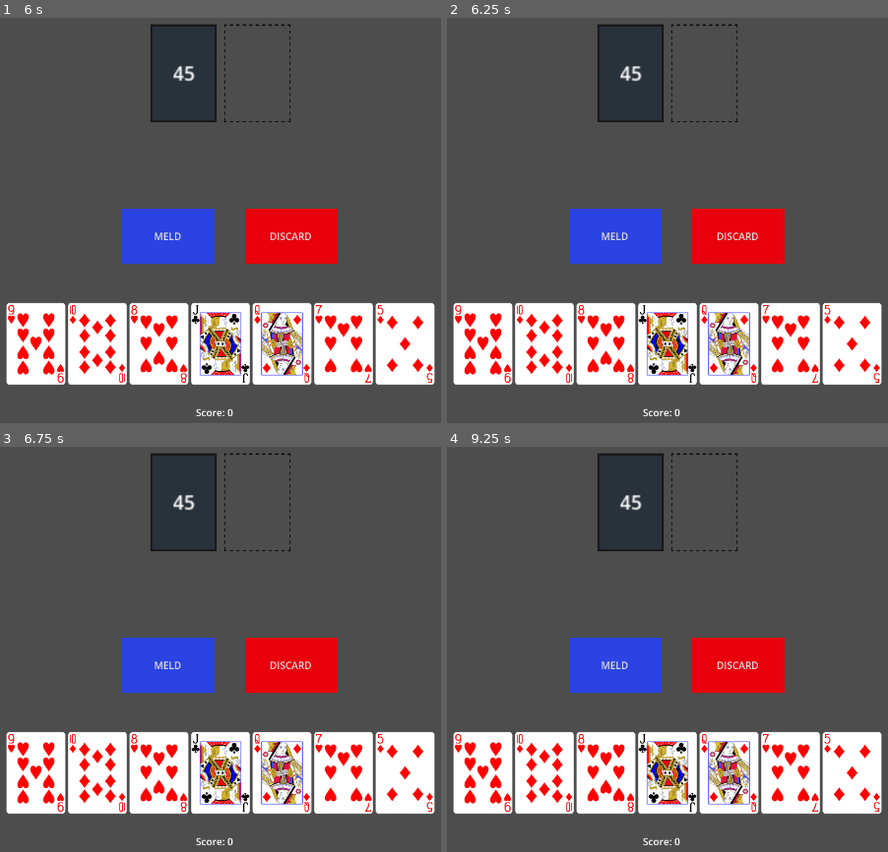
Above: before the commit, frames 1-4 (two rows, left to right).
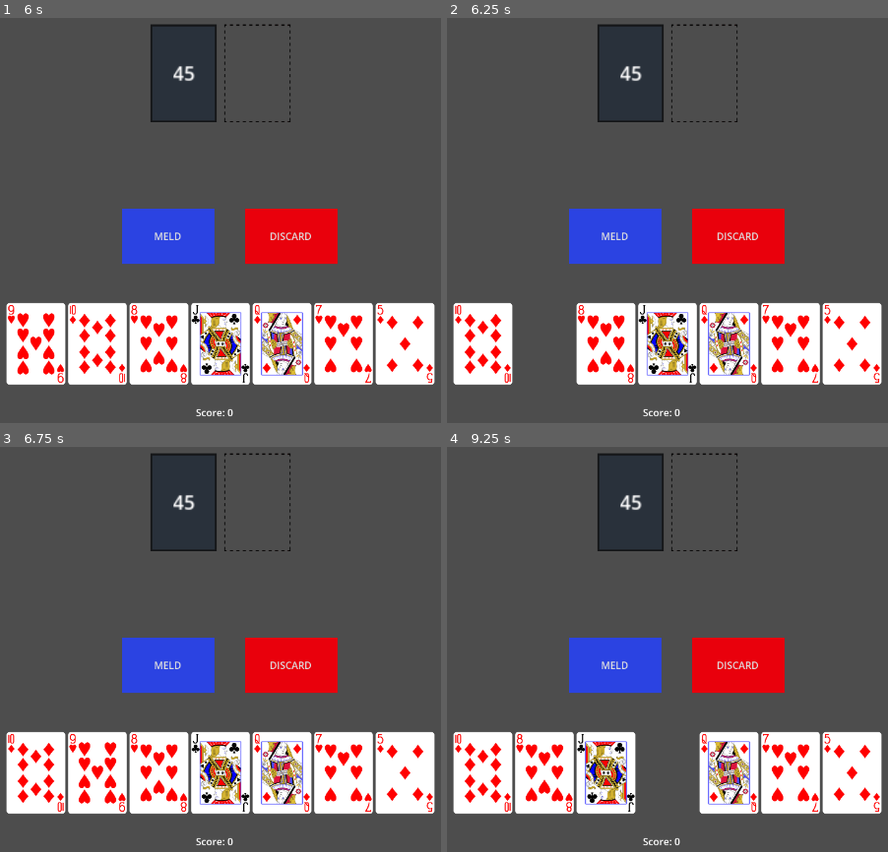
Above: after the commit, the same moments.

Repository: aydenflynn/Flynn-s-Late-Night-Rummy-5000
Game: Godot game, scene res://Scenes/Main.tscn
Same seed, same stepped clock (60 frames per second), same inputs: the game is played once before the commit and once after it.
Inputs (mouse positions are in pixels of both pictures, inside the frame that each line leads up to):
- Up to frame 1 (6 s): click "MELD" at 0.5 s; click "DISCARD" at 1.25 s; click "MELD" at 2 s; click "DISCARD" at 2.75 s; click "MELD" at 3.5 s; click "DISCARD" at 4.25 s; tap Enter at 5 s; move the mouse to (317, 22) at 5.02 s; click (317, 22) at 5.17 s; tap Space at 5.75 s; drag from (132, 99) to (35, 342) at 5.77 s
- Up to frame 2 (6.25 s): no input
- Up to frame 3 (6.75 s): move the mouse to (outside the picture) at 6.52 s; click (outside the picture) at 6.67 s
- Up to frame 4 (9.25 s): tap Enter at 7.25 s; drag from (645, 649) to (544, 771) at 7.27 s; move the mouse to (799, 609) at 8.02 s; click (799, 609) at 8.17 s; tap Space at 8.75 s; drag from (outside the picture) to (605, 771) at 8.77 s

Frame 1 is identical in both runs. In frame 2, 3.2% of the frame differs, in the area x 1-29%, y 70-91%; in frame 3, 1.1%; in frame 4, 5.2%, in the area x 1-57%, y 70-91%.

Commit message:
Halfway implemented card hand sorting

Diff:
--- a/InputManager.gd
+++ b/InputManager.gd
@@ -8,6 +8,7 @@
 const COLLISION_MASK_MELD_BUTTON = 4
 
 var is_dragging = false
+var have_card_dragging = false
 var drag_threshold = 10
 var press_pos = Vector2.ZERO
 
@@ -18,12 +19,15 @@
 			is_dragging = false
 
 		# normal mouse click
-		elif not is_dragging:
+		elif !is_dragging:
 			raycast_at_cursor()
 
 		# normal mouse click release
 		else:
+			print("stop dragging")
 			is_dragging = false
+			$"../CardManager".stop_drag()
+			have_card_dragging = false
 
 	# click and dragging mouse
 	elif event is InputEventMouseMotion and Input.is_mouse_button_pressed(MOUSE_BUTTON_LEFT):
@@ -43,18 +47,19 @@
 		# gets the node of the card
 		var card_found = result[0].collider.get_parent()
 
-		if result_collision_mask == COLLISION_MASK_CARD and !card_found.is_selected and !card_found.is_melded:
-			if is_dragging:
-				#$"../CardManager".handle_player_hand_sorting(card_found)
-				pass
+		if result_collision_mask == COLLISION_MASK_CARD and is_dragging and !have_card_dragging:
+			$"../CardManager".start_drag(card_found)
+			have_card_dragging = true
+
+		elif result_collision_mask == COLLISION_MASK_CARD and !card_found.is_selected and !card_found.is_melded and !is_dragging:
+
+			# if card is in discard pile
+			if card_found.is_discarded:
+				$"../CardManager".handle_discard_pickup(card_found)
+			# if card is in players hand
 			else:
-				# if card is in discard pile
-				if card_found.is_discarded:
-					$"../CardManager".handle_discard_pickup(card_found)
-				# if card is in players hand
-				else:
-					$"../CardManager".handle_select_card(card_found)
-					emit_signal("card_clicked")
+				$"../CardManager".handle_select_card(card_found)
+				emit_signal("card_clicked")
 
 		elif result_collision_mask == COLLISION_MASK_CARD and card_found.is_selected:
 			$"../CardManager".handle_deselect_card(card_found)
--- a/Scripts/CardManager.gd
+++ b/Scripts/CardManager.gd
@@ -32,10 +32,12 @@
 
 # Called every frame. 'delta' is the elapsed time since the previous frame.
 func _process(delta: float) -> void:
-	#if card_being_dragged:
-		#var mouse_pos = get_global_mouse_position()
-		##card_being_dragged.position = Vector2(clamp(mouse_pos.x, 0, screen_size.x), clamp(mouse_pos.y, 0, screen_size.y))
-		#card_being_dragged.position = Vector2(mouse_pos.x, mouse_pos.y)
+	if card_being_dragged:
+		var mouse_pos = get_global_mouse_position()
+		#card_being_dragged.position = Vector2(clamp(mouse_pos.x, 0, screen_size.x), clamp(mouse_pos.y, 0, screen_size.y))
+		card_being_dragged.position = Vector2(mouse_pos.x, mouse_pos.y)
+
+		#start_drag(card_being_dragged)
 	pass
 
 func draw_card():
@@ -143,5 +145,64 @@
 
 		$"../Player/RichTextLabel".text = "Score: " + str($"../Player".total_score)
 
-#func handle_player_hand_sorting(card):
-	#card_being_dragged = card
+# use this as example
+#void Swap(int index)
+	#{
+		#isCrossing = true;
+#
+		#Transform focusedParent = selectedCard.transform.parent;
+		#Transform crossedParent = cards[index].transform.parent;
+#
+		#cards[index].transform.SetParent(focusedParent);
+		#cards[index].transform.localPosition = cards[index].selected ? new Vector3(0, cards[index].selectionOffset, 0) : Vector3.zero;
+		#selectedCard.transform.SetParent(crossedParent);
+#
+		#isCrossing = false;
+#
+		#if (cards[index].cardVisual == null)
+			#return;
+#
+		#bool swapIsRight = cards[index].ParentIndex() > selectedCard.ParentIndex();
+		#cards[index].cardVisual.Swap(swapIsRight ? -1 : 1);
+#
+		#//Updated Visual Indexes
+		#foreach (Card card in cards)
+		#{
+			#card.cardVisual.UpdateIndex(transform.childCount);
+		#}
+	#}
+
+func card_sort_swap(other_card_index, card_being_dragged_index):
+	var temp = $"../PlayerHand".player_hand[other_card_index]
+	$"../PlayerHand".player_hand[other_card_index] = $"../PlayerHand".player_hand[card_being_dragged_index]
+	$"../PlayerHand".player_hand[card_being_dragged_index] = temp
+	$"../PlayerHand".update_hand_positions()
+	print("swapped")
+	#var my_array = ["A", "B", "C"]
+	#var index1 = 0
+	#var index2 = 2
+#
+	#var temp = my_array[index1]  # Store "A"
+	#my_array[index1] = my_array[index2]  # Set index 0 to "C"
+	#my_array[index2] = temp  # Set index 2 to "A"
+#
+	## Result: ["C", "B", "A"]
+
+func start_drag(card):
+	card_being_dragged = card
+	var card_being_dragged_index = $"../PlayerHand".player_hand.find(card_being_dragged)
+
+	for other_card_index in range($"../PlayerHand".player_hand.size()):
+		if card_being_dragged.position.x > $"../PlayerHand".player_hand[other_card_index].position.x:
+			if card_being_dragged_index < $"../PlayerHand".player_hand.find(other_card_index):
+				card_sort_swap(other_card_index, card_being_dragged_index)
+				break
+
+		if card_being_dragged.position.x < $"../PlayerHand".player_hand[other_card_index].position.x:
+			if card_being_dragged_index > $"../PlayerHand".player_hand.find(other_card_index):
+				card_sort_swap(other_card_index, card_being_dragged_index)
+				break
+
+func stop_drag():
+	card_being_dragged = null
+	$"../PlayerHand".update_hand_positions()
